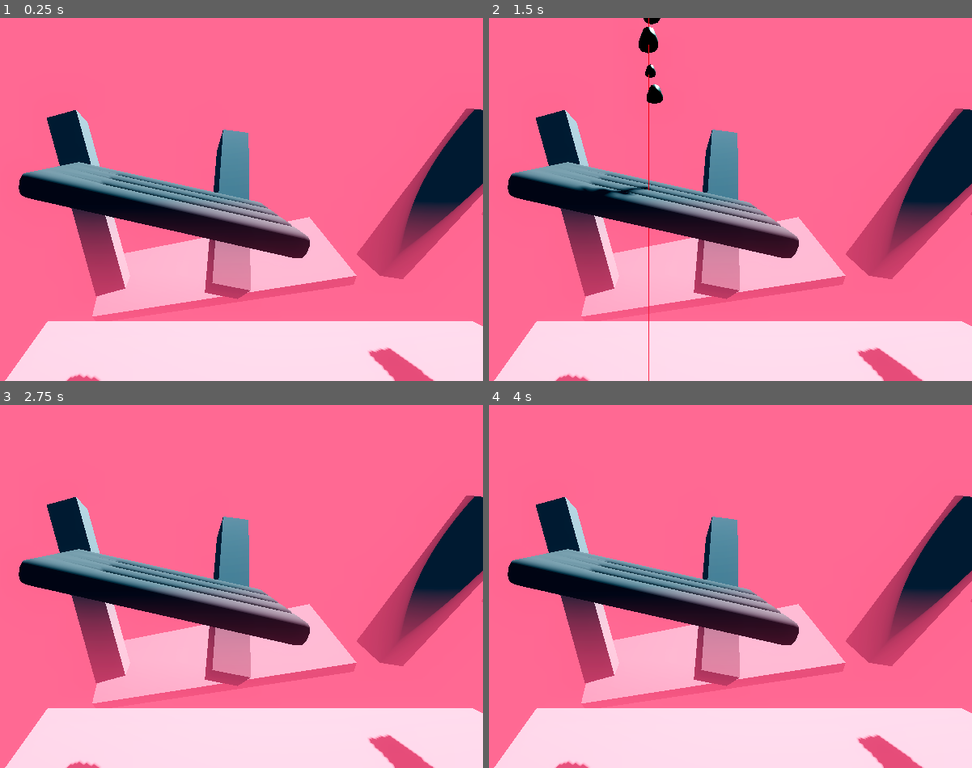
Above: before the commit, frames 1-4 (two rows, left to right).
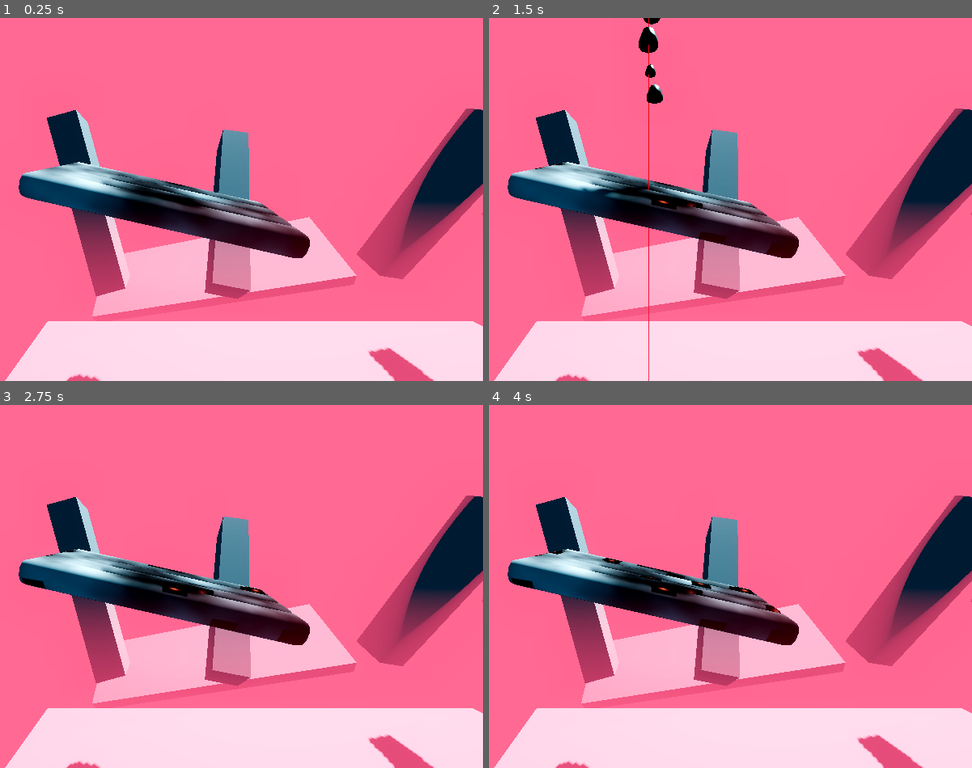
Above: after the commit, the same moments.

Repository: zvodd/godot_experiment_object_dirt
Game: Godot game, scene res://main.tscn
The game is run twice, just before and just after one commit, with the same random seed, the same clock (stepped at 60 frames per second) and the same inputs.
Inputs (mouse positions are in pixels of both pictures, inside the frame that each line leads up to):
- Up to frame 1 (0.25 s): no input
- Up to frame 2 (1.5 s): tap Enter at 0.5 s; move the mouse to (793, 181) at 0.52 s; tap Space at 0.6, 0.77, 1.07, 1.25, 1.35 s; click (793, 181) at 0.67 s; move the mouse to (517, 217) at 1.27 s; click (517, 217) at 1.42 s
- Up to frame 3 (2.75 s): tap Space at 1.52, 1.82, 2.1 s; tap Enter at 2 s; move the mouse to (222, 506) at 2.02 s; click (222, 506) at 2.17 s
- Up to frame 4 (4 s): tap Space at 2.75, 2.85, 3.02, 3.32, 3.6, 3.77 s; move the mouse to (614, 659) at 2.77 s; click (614, 659) at 2.92 s; tap Enter at 3.5 s; move the mouse to (841, 640) at 3.52 s; click (841, 640) at 3.67 s

The runs differ from the first frame. In frame 1, 4.2% of the frame differs, in the area x 3-65%, y 39-65%; in frame 2, 4.4%; in frame 3, 4.4%; in frame 4, 4.5%, in the area x 3-65%, y 39-67%.

Commit message:
using UV2 was a mistake

Diff:
--- a/materials/overlay_shader.tres
+++ b/materials/overlay_shader.tres
@@ -29,11 +29,11 @@
 uniform vec3 uv2_offset;
 
 void vertex() {
-	UV2 = UV2 * uv1_scale.xy + uv1_scale.xy;
+	UV = UV * uv1_scale.xy + uv1_scale.xy;
 }
 
 void fragment() {
-	vec2 base_uv = UV2;
+	vec2 base_uv = UV;
 
 	vec4 albedo_tex = texture(texture_albedo, base_uv);
 	ALBEDO = albedo.rgb * albedo_tex.rgb;
@@ -54,13 +54,10 @@
 }
 "
 
-[sub_resource type="ImageTexture" id="ImageTexture_uelo5"]
-
 [resource]
 render_priority = 0
 shader = SubResource("Shader_uelo5")
 shader_parameter/albedo = Color(1, 1, 1, 1)
-shader_parameter/texture_albedo = SubResource("ImageTexture_uelo5")
 shader_parameter/albedo_texture_size = Vector2i(512, 512)
 shader_parameter/point_size = 1.0000000149012
 shader_parameter/roughness = 1.0
--- a/script/bhv_cleanable_holder.gd
+++ b/script/bhv_cleanable_holder.gd
@@ -1,16 +1,16 @@
 class_name CleanableObjectHolder
 extends Node3D
+
+@export var init_dirt_img = preload("res://materials/perlin15 _250.png")
+@export var init_brush_img = preload("res://materials/GradientBrushCircl_16x16.png")
 
 # _onready vars
 var objbody : PhysicsBody3D
 var mesh_instance: MeshInstance3D
 var ov_mat : ShaderMaterial
 
-const init_dirt_img = preload("res://materials/perlin15 _250.png")
-const init_brush_img = preload("res://materials/GradientBrushCircl_16x16.png")
-
+# VARS
 var mesh_data = MeshDataTool.new()
-
 var image : Image = Image.new()
 var imagetex : ImageTexture
 var brush_mask : Image = Image.new()
@@ -61,12 +61,13 @@
 			brush_mask.set_pixel(x, y, Color(0, 0, 0, 1.0 - p.r))
 
 
-func _unhandled_input(event: InputEvent) -> void:
+func _input(event: InputEvent) -> void:
 	if event is InputEventKey:
 		var ev = event as InputEventKey
 		if ev.keycode == KEY_SPACE:
 			var dims : Vector2 = imagetex.get_size()
 			var rloc =  Vector2i(randi_range(0, dims.x), randi_range(0, dims.y))
+			print("erase %v" %rloc)
 			erase_dirt(rloc)
 
 ## pos: Center of the brush in pixel coordinates
